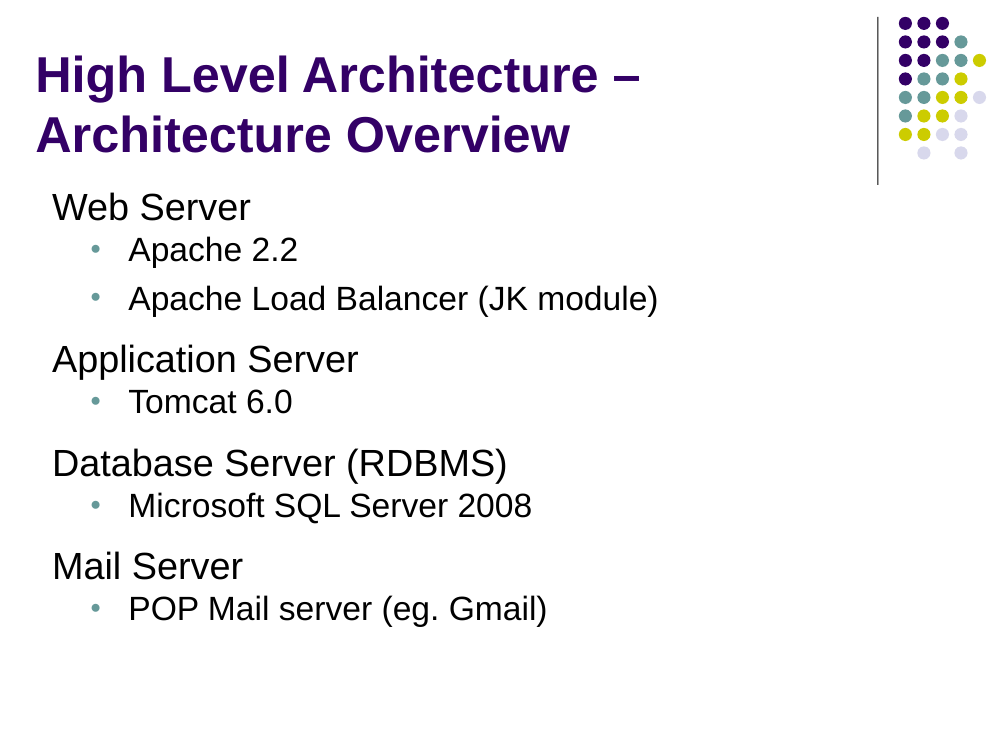
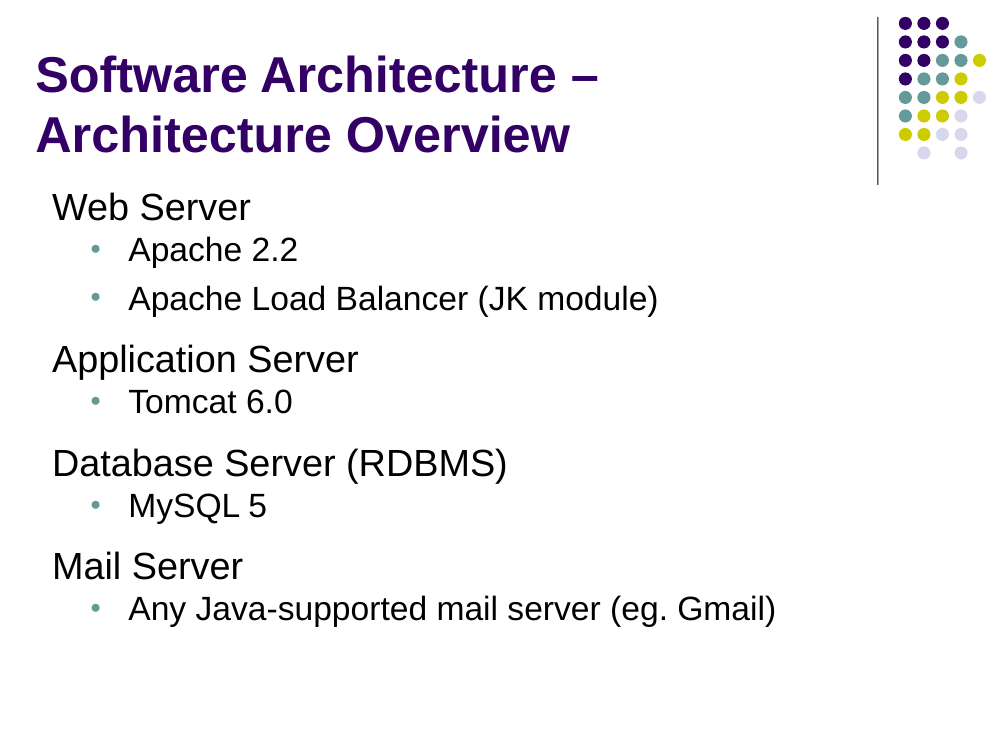
Before and after one commit to imireasa/mtech-se18-t08s, a slide deck: slide 13 of docs/W-9 Working Document/W-9.3 Presentation Slides/Phase 2/vms_presentation_2_v0.1.pptx (slide 17 before the commit). Drawn at 1008x756 pixels with LibreOffice and Linux fonts; fonts in the diff are those of the drawing. Boxes give left, top, right and bottom in pixels: in the first picture for what was removed or moved away, otherwise in the second. Text is boxed around its words. In the diff, an @@ line names an element or a change of style, - is before the commit and + after.

```diff
--- a/docs/W-9 Working Document/W-9.3 Presentation Slides/Phase 2/vms_presentation_2_v0.1.pptx
+++ b/docs/W-9 Working Document/W-9.3 Presentation Slides/Phase 2/vms_presentation_2_v0.1.pptx
@@ title at <box>35,55,570,153</box>: text changed @@
-High Level Architecture –Architecture Overview
+Software Architecture –Architecture Overview
@@ text at <box>128,493,267,524</box>: text changed @@
-  ● Microsoft SQL Server 2008
+  ● MySQL 5
@@ text at <box>128,595,776,627</box>: text changed @@
-  ● POP Mail server (eg. Gmail)
+  ● Any Java-supported mail server (eg. Gmail)
```
Also in this commit, not shown: 10 other slides changed, 1 slide added, 5 slides removed.
